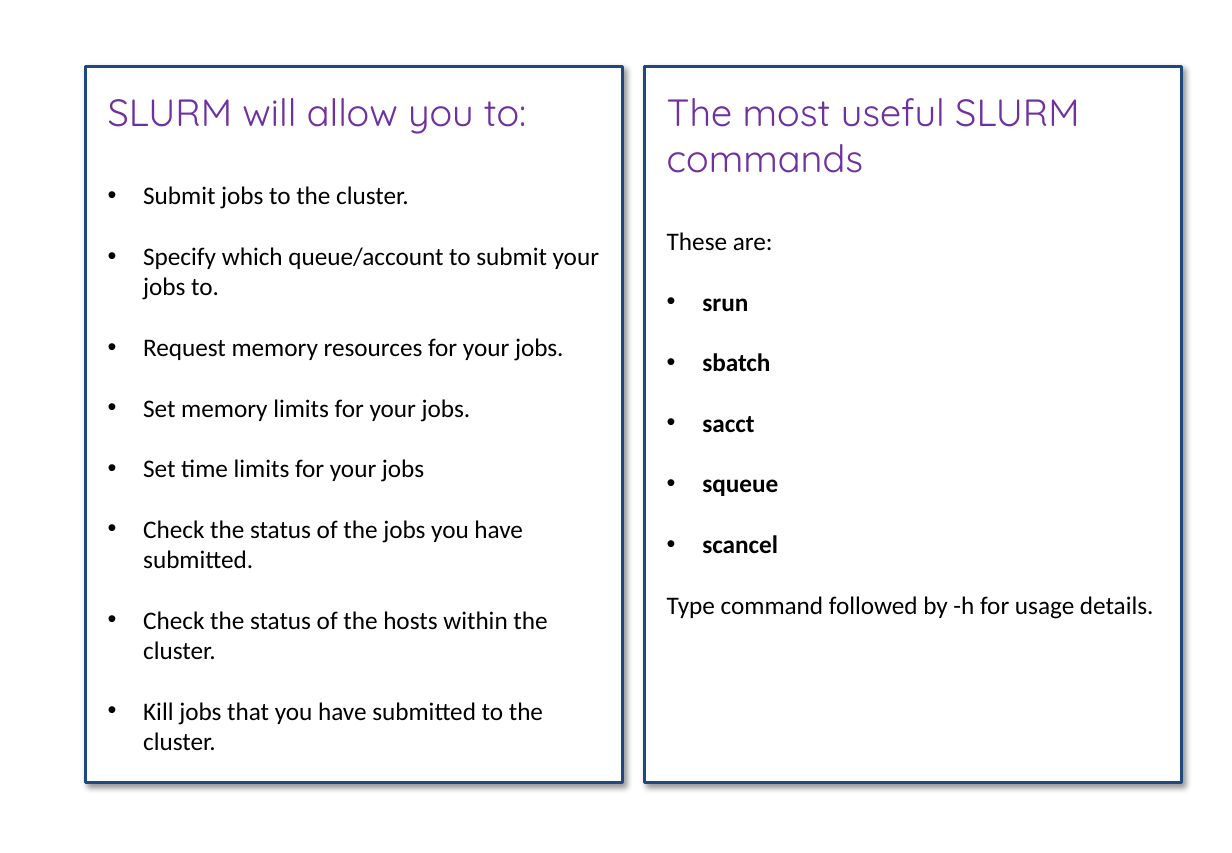
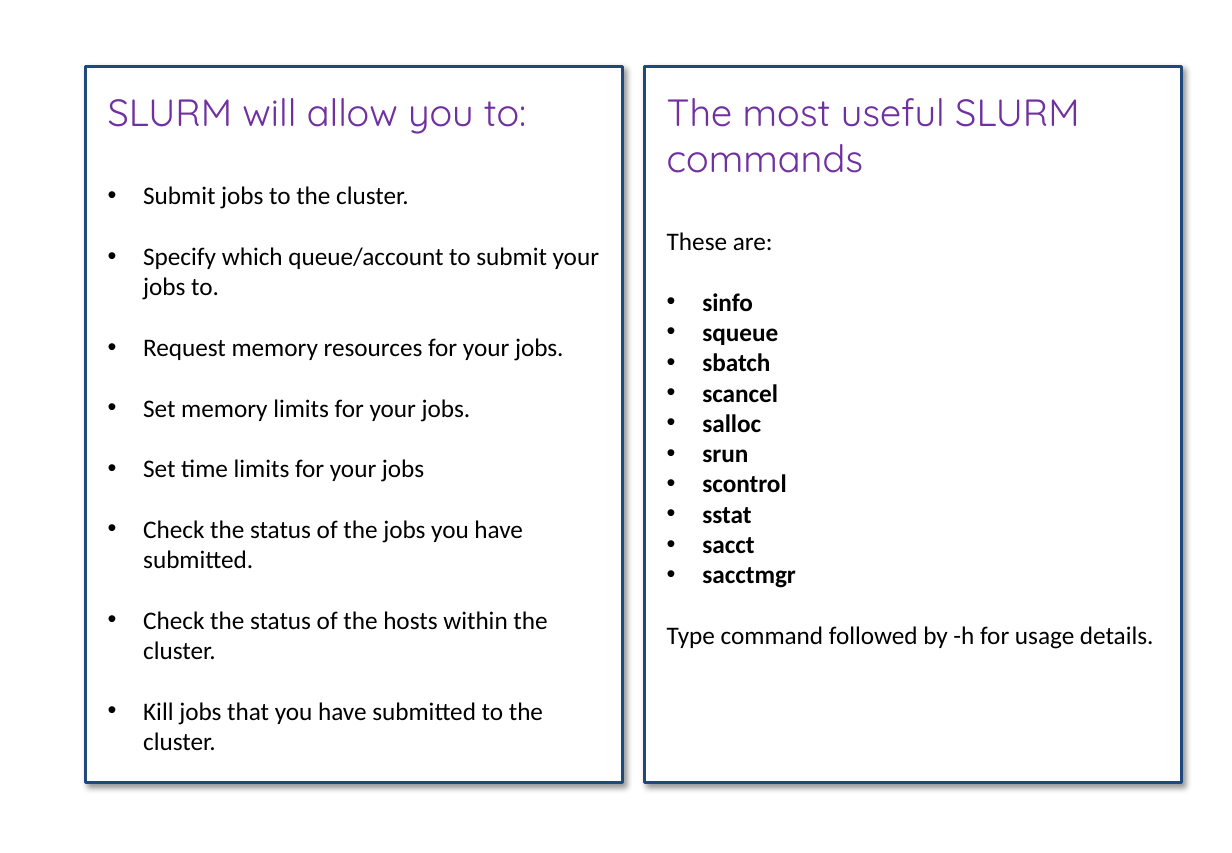
Before and after one commit to bioinformatics-core-shared-training/hpc, a slide deck: slide 2 of CRUK-cluster-introduction-II.pptx. Drawn at 1232x853 pixels with LibreOffice and Linux fonts; fonts in the diff are those of the drawing. Boxes give left, top, right and bottom in pixels: in the first picture for what was removed or moved away, otherwise in the second. Text is boxed around its words. In the diff, an @@ line names an element or a change of style, - is before the commit and + after.

```diff
--- a/CRUK-cluster-introduction-II.pptx
+++ b/CRUK-cluster-introduction-II.pptx
@@ text in rectangle at box(702, 293, 778, 433): paragraphs added @@
+• sinfo
+• squeue
+• sbatch
+• scancel
+• salloc
@@ text in rectangle at box(702, 474, 786, 524): text changed @@
-• sbatch
+• scontrol
+• sstat
@@ text in rectangle at box(702, 567, 796, 588): text changed @@
-• squeue
-• scancel
+• sacctmgr
```
Also in this commit, not shown: 6 other slides changed, 4 slides added, 1 other file.
